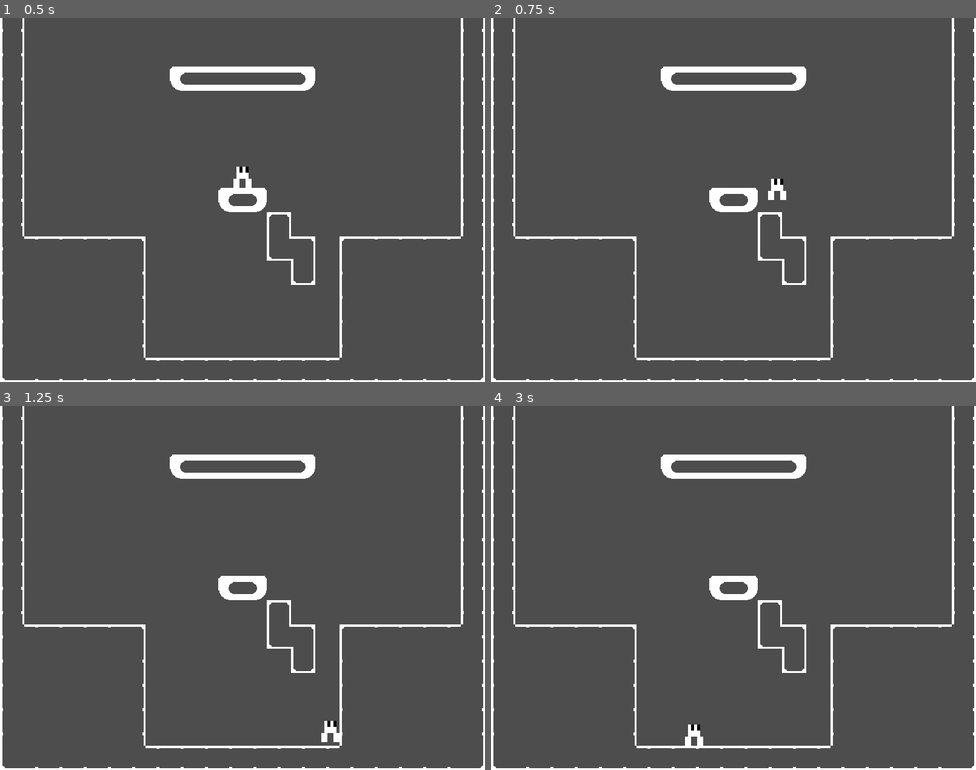
Above: before the commit, frames 1-4 (two rows, left to right).
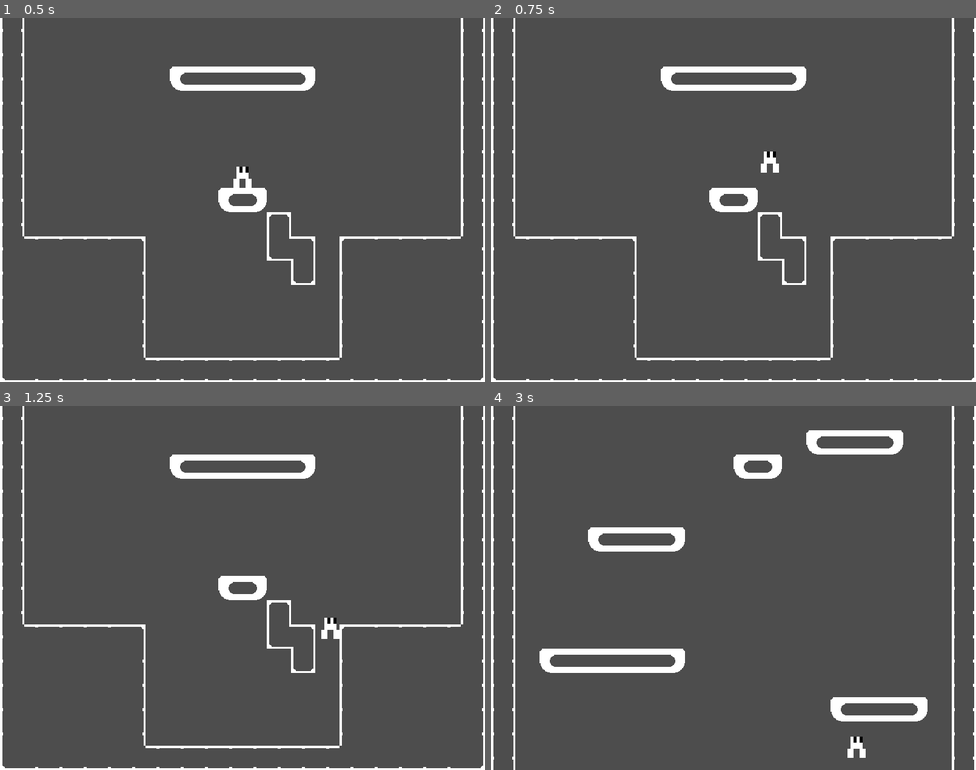
Above: after the commit, the same moments.

Repository: OctoPokto/Jum-Kin
Game: Godot game, scene res://Scenes/world.tscn
The game is run twice, just before and just after one commit, with the same random seed, the same clock (stepped at 60 frames per second) and the same inputs.
Inputs (mouse positions are in pixels of both pictures, inside the frame that each line leads up to):
- Up to frame 1 (0.5 s): no input
- Up to frame 2 (0.75 s): tap Enter (ui_accept) at 0.5 s; move the mouse to (840, 181) at 0.52 s; hold D (ui_right) from 0.53 s (still down); hold Enter (ui_accept) from 0.53 s (still down); click (840, 181) at 0.67 s
- Up to frame 3 (1.25 s): keep holding D (ui_right); keep holding Enter (ui_accept)
- Up to frame 4 (3 s): move the mouse to (636, 606) at 1.27 s; release Enter (ui_accept) at 1.28 s; tap Enter (ui_accept) at 1.35, 1.52, 1.82, 2.85 s; move the mouse to (782, 507) at 2.02 s; release D (ui_right) at 2.03 s; hold A (ui_left) 2.03-2.78 s; hold Enter (ui_accept) 2.03-2.78 s; move the mouse to (709, 660) at 2.77 s; hold D (ui_right) from 2.78 s (still down); click (709, 660) at 2.92 s

Frame 1 is identical in both runs. In frame 2, 0.3% of the frame differs, in the area x 55-61%, y 36-50%; in frame 3, 0.3%; in frame 4, 7.2%, in the area x 0-100%, y 6-100%.

Commit message:
It's jumping
made a rudementary jump and collision detection

Diff:
--- a/Scripts/PlayerMovement.gd
+++ b/Scripts/PlayerMovement.gd
@@ -3,15 +3,15 @@
 
 const speed = 100.0
 
-var jump_power = -3
+var jump_power = -10000
 var jump_timer_max = 3
 
 # Get the gravity from the project settings to be synced with RigidBody nodes.
-var gravity = ProjectSettings.get_setting("physics/2d/default_gravity")/2
+var gravity = ProjectSettings.get_setting("physics/2d/default_gravity")
 
 
 func _physics_process(delta):
-	move_and_collide(Vector2(0,gravity*delta)) #Gravity applied every frame
+	velocity.y += gravity #Gravity applied every frame
 	floor_check(delta)
 	print(floor_check(delta))
 	handle_movement(delta)
@@ -25,15 +25,16 @@
 		#null
 	if Input.is_action_just_released("ui_accept"):
 		#Apply force in direction
-		#velocity.y = jump_power * delta
-		move_and_collide(Vector2(0, jump_power*delta))
+		velocity.y = jump_power
+
 		print("You jumped!")
+
 func handle_movement(delta):
 	velocity = Vector2.ZERO
 	if Input.is_action_pressed("ui_left"):
-		velocity.x -= 1
+		velocity.x -= 1 * speed
 	if Input.is_action_pressed("ui_right"):
-		velocity.x += 1
+		velocity.x += 1 * speed
 
 	if velocity.length() >0:
 		velocity = velocity.normalized() * speed
--- a/project.godot
+++ b/project.godot
@@ -81,6 +81,10 @@
 ]
 }
 
+[physics]
+
+2d/default_gravity=300.0
+
 [rendering]
 
 textures/canvas_textures/default_texture_filter=0
